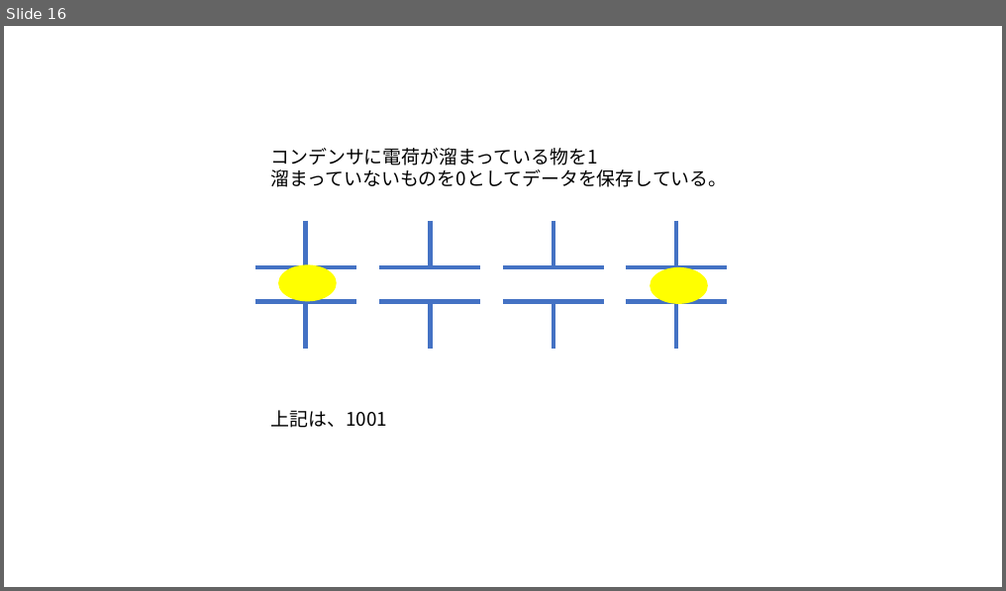
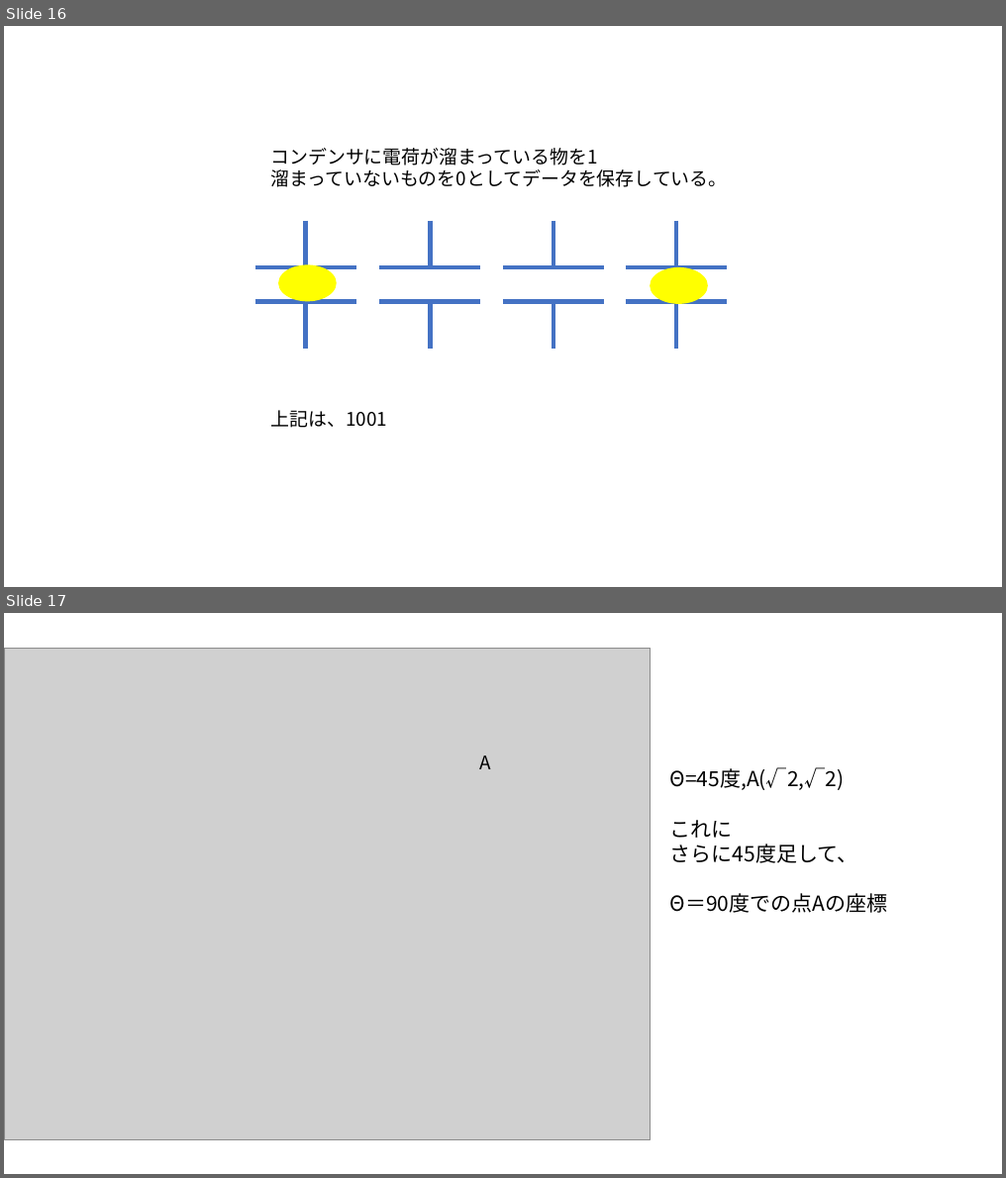
Before and after one commit to MahiroCreative/GameMath, a slide deck: 数学用図形.pptx. Shown one above the other, each under a label of ours: slide 16 before the commit, slides 16 and 17 after it. The pictures are 1006x591 and 1006x1178 pixels, drawn with LibreOffice and Linux fonts; fonts in the diff are those of the drawing; grey boxes stand for pictures. Boxes give left, top, right and bottom in pixels: in the first picture for what was removed or moved away, otherwise in the second. Text is boxed around its words. In the diff, an @@ line names an element or a change of style, - is before the commit and + after.

```diff
--- a/数学用図形.pptx
+++ b/数学用図形.pptx
@@ slide 17 added at <box>4,613,1002,1174</box>, background #FFFFFF @@
@@ picture added at <box>4,648,650,1140</box> @@
@@ text added at <box>479,756,490,769</box>, 18 pt, text #000000 @@
+A
@@ text added at <box>670,767,888,913</box>, 20 pt, text #000000 @@
+Θ=45度,A(√2,√2)
+これに
+さらに45度足して、
+Θ＝90度での点Aの座標
```
Also in this commit, not shown: 2 other files.
